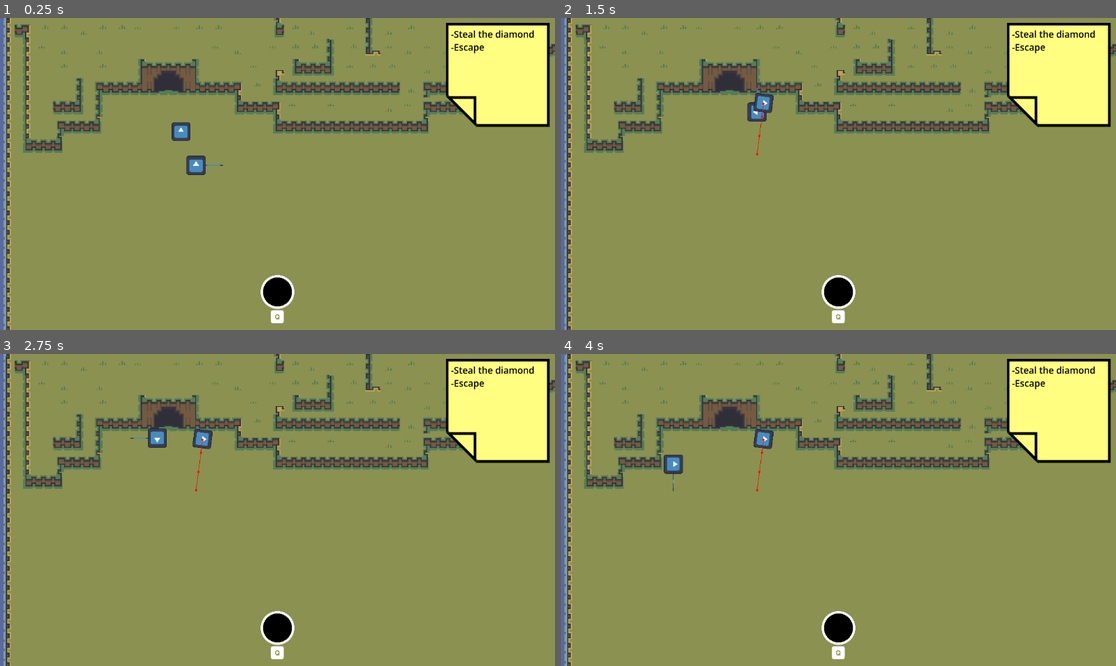
Above: before the commit, frames 1-4 (two rows, left to right).
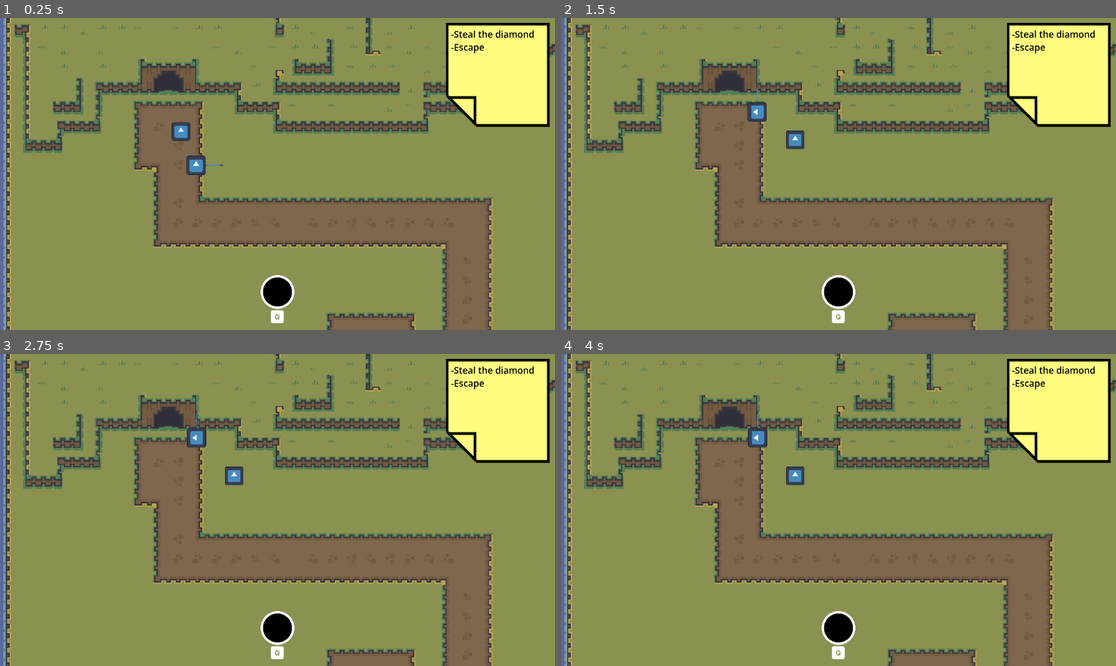
Above: after the commit, the same moments.

Repository: Quackstir/Game-Jam
Game: Godot game, scene res://Levels/CarlosTest/CarlosTestLevel.tscn
Two runs of this game, one before a commit and one after it. Both use one fixed random seed, a clock stepped at 60 frames per second and the inputs below. This scene is started directly instead of the project's main scene. The engine's default icon, where the game draws it, is replaced by a stand-in: a white triangle on a blue panel in a dark square.
Inputs:
- Up to frame 1 (0.25 s): no input
- Up to frame 2 (1.5 s): hold Q (activate_mask) 0.53-1.28 s; hold W (move_up) from 0.53 s (still down); tap E (interact) at 1.35 s
- Up to frame 3 (2.75 s): release W (move_up) at 2.03 s; hold A (move_left) from 2.03 s (still down); hold Q (activate_mask) from 2.03 s (still down)
- Up to frame 4 (4 s): release Q (activate_mask) at 2.78 s; tap E (interact) at 2.85 s; release A (move_left) at 3.53 s; hold S (move_down) from 3.53 s (still down); hold Q (activate_mask) from 3.53 s (still down)

The runs differ from the first frame. In frame 1, 16% of the frame differs, in the area x 24-89%, y 26-100%; in frame 2, 17%; in frame 3, 17%; in frame 4, 17%, in the area x 18-89%, y 18-100%.
Error in both runs: Invalid call. Nonexistent function 'get_current_level' in base 'Nil'. (res://NPCs/Enemy/Guards/basic_guard.gd:88)

Commit message:
We have a lose screen!

Diff:
--- a/Global Game Jam 2026/GlobalGameJam2026/Common/SceneManager/scene_manager.gd
+++ b/Global Game Jam 2026/GlobalGameJam2026/Common/SceneManager/scene_manager.gd
@@ -4,12 +4,15 @@
 @export var levels: Node2D
 @export var huds: Control
 
+var _cur_level_string: String
 var _current_level
 var _current_hud
+
 
 func _ready():
 	Global.scene_manager = self
 	_boot_up_splash_screen()
+
 
 func change_level_scene(new_level: String, delete: bool = true,
 		keep_running: bool = false):
@@ -24,9 +27,11 @@
 			levels.remove_child(_current_level) # Only keeps level in memory
 
 	# switch to the new level
+	_cur_level_string = new_level
 	var new = load(new_level).instantiate()
 	levels.add_child(new)
 	_current_level = new
+
 
 func change_hud_scene(new_hud: String, delete: bool = true,
 		keep_running: bool = false):
@@ -45,10 +50,16 @@
 	huds.add_child(new)
 	_current_hud = new
 
+
 func get_current_level() -> Node2D:
 	return levels.get_child(0)
+
+
+func reload_level():
+	change_level_scene(_cur_level_string)
+
 
 func _boot_up_splash_screen():
 	var splash = load("res://Levels/MainMenu/main_menu.tscn").instantiate()
 	huds.add_child(splash)
-	_current_level = splash
+	_current_hud = splash
--- a/Global Game Jam 2026/GlobalGameJam2026/Levels/CarlosTest/CarlosTestLevel.tscn
+++ b/Global Game Jam 2026/GlobalGameJam2026/Levels/CarlosTest/CarlosTestLevel.tscn
@@ -43,7 +43,6 @@
 tile_set = ExtResource("2_r7pay")
 
 [node name="PathLayer" type="TileMapLayer" parent="Tiles" unique_id=503547929]
-visible = false
 use_parent_material = true
 scale = Vector2(0.99999994, 0.99999994)
 tile_map_data = PackedByteArray("AAADAAMAAQAGAAIAAAAEAAMAAQAGAAEAAAAEAAQAAQAGAAEAAAADAAQAAQAEAAMAAAACAAQAAQADAAIAAAACAA …(9264 unchanged characters)…
--- /dev/null
+++ b/Global Game Jam 2026/GlobalGameJam2026/Levels/LoseScreen/lose_screen.gd
@@ -0,0 +1,21 @@
+extends Control
+
+
+# Called when the node enters the scene tree for the first time.
+func _ready():
+	pass # Replace with function body.
+
+
+# Called every frame. 'delta' is the elapsed time since the previous frame.
+func _process(delta):
+	pass
+
+
+func _on_retry_button_pressed():
+	Global.scene_manager.huds.remove_child(self)
+	Global.scene_manager.reload_level()
+
+
+func _on_quit_button_pressed():
+	Global.scene_manager.get_current_level().queue_free()
+	Global.scene_manager.change_hud_scene("res://Levels/MainMenu/main_menu.tscn")
--- /dev/null
+++ b/Global Game Jam 2026/GlobalGameJam2026/Levels/LoseScreen/lose_screen.tscn
@@ -0,0 +1,175 @@
+[gd_scene format=3 uid="uid://bs6vgu3fmuy2j"]
+
+[ext_resource type="Script" uid="uid://ctvkug8lq8hc" path="res://Levels/LoseScreen/lose_screen.gd" id="1_svhn7"]
+
+[sub_resource type="StyleBoxFlat" id="StyleBoxFlat_eqje4"]
+bg_color = Color(0, 0, 0, 0.39215687)
+
+[sub_resource type="StyleBoxFlat" id="StyleBoxFlat_svhn7"]
+bg_color = Color(0.12287947, 0.22192642, 0.22191781, 1)
+
+[sub_resource type="Theme" id="Theme_0ef7h"]
+default_font_size = 50
+
+[node name="LoseScreen" type="Control" unique_id=923162435]
+layout_mode = 3
+anchors_preset = 15
+anchor_right = 1.0
+anchor_bottom = 1.0
+grow_horizontal = 2
+grow_vertical = 2
+script = ExtResource("1_svhn7")
+
+[node name="CanvasLayer" type="CanvasLayer" parent="." unique_id=905556705]
+
+[node name="Background" type="Panel" parent="CanvasLayer" unique_id=1594330809]
+anchors_preset = 15
+anchor_right = 1.0
+anchor_bottom = 1.0
+grow_horizontal = 2
+grow_vertical = 2
+size_flags_horizontal = 3
+size_flags_vertical = 3
+theme_override_styles/panel = SubResource("StyleBoxFlat_eqje4")
+
+[node name="HBoxContainer" type="HBoxContainer" parent="CanvasLayer" unique_id=587738476]
+z_index = 1
+anchors_preset = 15
+anchor_right = 1.0
+anchor_bottom = 1.0
+grow_horizontal = 2
+grow_vertical = 2
+size_flags_horizontal = 3
+size_flags_vertical = 3
+
+[node name="Spacer" type="Control" parent="CanvasLayer/HBoxContainer" unique_id=2051083296]
+layout_mode = 2
+size_flags_horizontal = 3
+size_flags_stretch_ratio = 0.8
+
+[node name="VBoxContainer" type="VBoxContainer" parent="CanvasLayer/HBoxContainer" unique_id=824060419]
+layout_mode = 2
+size_flags_horizontal = 3
+
+[node name="Spacer" type="Control" parent="CanvasLayer/HBoxContainer/VBoxContainer" unique_id=2028702435]
+layout_mode = 2
+size_flags_horizontal = 3
+size_flags_vertical = 3
+size_flags_stretch_ratio = 0.2
+
+[node name="Panel" type="Panel" parent="CanvasLayer/HBoxContainer/VBoxContainer" unique_id=914301624]
+layout_mode = 2
+size_flags_vertical = 3
+theme_override_styles/panel = SubResource("StyleBoxFlat_svhn7")
+
+[node name="VBoxContainer" type="VBoxContainer" parent="CanvasLayer/HBoxContainer/VBoxContainer/Panel" unique_id=1494871819]
+layout_mode = 1
+anchors_preset = 15
+anchor_right = 1.0
+anchor_bottom = 1.0
+grow_horizontal = 2
+grow_vertical = 2
+
+[node name="Spacer" type="Control" parent="CanvasLayer/HBoxContainer/VBoxContainer/Panel/VBoxContainer" unique_id=916779549]
+layout_mode = 2
+size_flags_horizontal = 3
+size_flags_vertical = 3
+size_flags_stretch_ratio = 0.2
+
+[node name="HBoxContainer" type="HBoxContainer" parent="CanvasLayer/HBoxContainer/VBoxContainer/Panel/VBoxContainer" unique_id=1701792058]
+layout_mode = 2
+size_flags_vertical = 3
+size_flags_stretch_ratio = 0.5
+
+[node name="Spacer" type="Control" parent="CanvasLayer/HBoxContainer/VBoxContainer/Panel/VBoxContainer/HBoxContainer" unique_id=466947063]
+layout_mode = 2
+size_flags_horizontal = 3
+size_flags_vertical = 3
+size_flags_stretch_ratio = 0.2
+
+[node name="Title" type="Label" parent="CanvasLayer/HBoxContainer/VBoxContainer/Panel/VBoxContainer/HBoxContainer" unique_id=497754935]
+layout_mode = 2
+size_flags_horizontal = 3
+theme = SubResource("Theme_0ef7h")
+text = "GAME OVER"
+horizontal_alignment = 1
+
+[node name="Spacer2" type="Control" parent="CanvasLayer/HBoxContainer/VBoxContainer/Panel/VBoxContainer/HBoxContainer" unique_id=942375661]
+layout_mode = 2
+size_flags_horizontal = 3
+size_flags_vertical = 3
+size_flags_stretch_ratio = 0.2
+
+[node name="Spacer2" type="Control" parent="CanvasLayer/HBoxContainer/VBoxContainer/Panel/VBoxContainer" unique_id=1140196963]
+layout_mode = 2
+size_flags_horizontal = 3
+size_flags_vertical = 3
+size_flags_stretch_ratio = 0.2
+
+[node name="HBoxContainer2" type="HBoxContainer" parent="CanvasLayer/HBoxContainer/VBoxContainer/Panel/VBoxContainer" unique_id=705361612]
+layout_mode = 2
+size_flags_vertical = 3
+size_flags_stretch_ratio = 2.5
+
+[node name="Spacer" type="Control" parent="CanvasLayer/HBoxContainer/VBoxContainer/Panel/VBoxContainer/HBoxContainer2" unique_id=431208324]
+layout_mode = 2
+size_flags_horizontal = 3
+size_flags_vertical = 3
+size_flags_stretch_ratio = 0.2
+
+[node name="VBoxContainer" type="VBoxContainer" parent="CanvasLayer/HBoxContainer/VBoxContainer/Panel/VBoxContainer/HBoxContainer2" unique_id=304166385]
+layout_mode = 2
+size_flags_horizontal = 3
+size_flags_stretch_ratio = 0.4
+
+[node name="Spacer" type="Control" parent="CanvasLayer/HBoxContainer/VBoxContainer/Panel/VBoxContainer/HBoxContainer2/VBoxContainer" unique_id=1879976572]
+layout_mode = 2
+size_flags_horizontal = 3
+size_flags_vertical = 3
+size_flags_stretch_ratio = 0.2
+
+[node name="RetryButton" type="Button" parent="CanvasLayer/HBoxContainer/VBoxContainer/Panel/VBoxContainer/HBoxContainer2/VBoxContainer" unique_id=962353710]
+layout_mode = 2
+text = "Retry"
+
+[node name="Spacer2" type="Control" parent="CanvasLayer/HBoxContainer/VBoxContainer/Panel/VBoxContainer/HBoxContainer2/VBoxContainer" unique_id=955060176]
+layout_mode = 2
+size_flags_horizontal = 3
+size_flags_vertical = 3
+size_flags_stretch_ratio = 0.2
+
+[node name="QuitButton" type="Button" parent="CanvasLayer/HBoxContainer/VBoxContainer/Panel/VBoxContainer/HBoxContainer2/VBoxContainer" unique_id=2081984427]
+layout_mode = 2
+text = "Quit"
+
+[node name="Spacer3" type="Control" parent="CanvasLayer/HBoxContainer/VBoxContainer/Panel/VBoxContainer/HBoxContainer2/VBoxContainer" unique_id=853061865]
+layout_mode = 2
+size_flags_horizontal = 3
+size_flags_vertical = 3
+size_flags_stretch_ratio = 0.2
+
+[node name="Spacer2" type="Control" parent="CanvasLayer/HBoxContainer/VBoxContainer/Panel/VBoxContainer/HBoxContainer2" unique_id=1383109968]
+layout_mode = 2
+size_flags_horizontal = 3
+size_flags_vertical = 3
+size_flags_stretch_ratio = 0.2
+
+[node name="Spacer3" type="Control" parent="CanvasLayer/HBoxContainer/VBoxContainer/Panel/VBoxContainer" unique_id=2016798787]
+layout_mode = 2
+size_flags_horizontal = 3
+size_flags_vertical = 3
+size_flags_stretch_ratio = 0.2
+
+[node name="Spacer2" type="Control" parent="CanvasLayer/HBoxContainer/VBoxContainer" unique_id=833831946]
+layout_mode = 2
+size_flags_horizontal = 3
+size_flags_vertical = 3
+size_flags_stretch_ratio = 0.2
+
+[node name="Spacer2" type="Control" parent="CanvasLayer/HBoxContainer" unique_id=908308771]
+layout_mode = 2
+size_flags_horizontal = 3
+size_flags_stretch_ratio = 0.8
+
+[connection signal="pressed" from="CanvasLayer/HBoxContainer/VBoxContainer/Panel/VBoxContainer/HBoxContainer2/VBoxContainer/RetryButton" to="." method="_on_retry_button_pressed"]
+[connection signal="pressed" from="CanvasLayer/HBoxContainer/VBoxContainer/Panel/VBoxContainer/HBoxContainer2/VBoxContainer/QuitButton" to="." method="_on_quit_button_pressed"]
--- a/Global Game Jam 2026/GlobalGameJam2026/NPCs/Enemy/Guards/basic_guard.gd
+++ b/Global Game Jam 2026/GlobalGameJam2026/NPCs/Enemy/Guards/basic_guard.gd
@@ -148,7 +148,9 @@
 
 func _on_detection_area_body_entered(body):
 	if _current_state != State.KNOCKED_OUT:
-		_on_player_spotted(body)
+		# Player captured!
+		body.can_move = false
+		Global.scene_manager.change_hud_scene("res://Levels/LoseScreen/lose_screen.tscn")
 
 
 # Knock out guard
Not shown, added: Global Game Jam 2026/GlobalGameJam2026/Levels/LoseScreen/lose_screen.gd.uid
